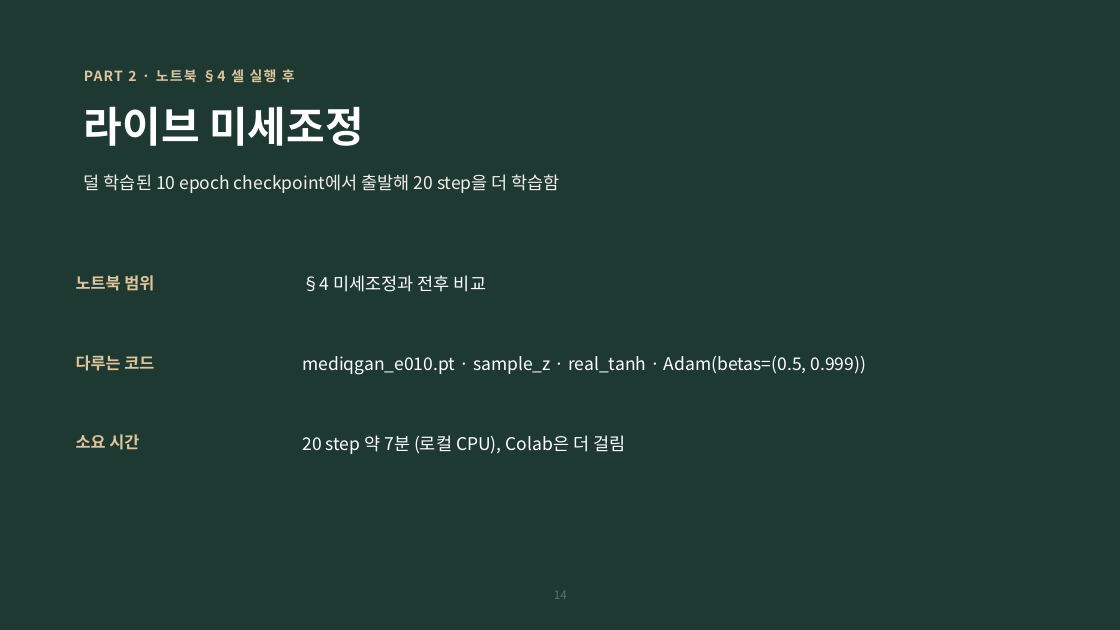
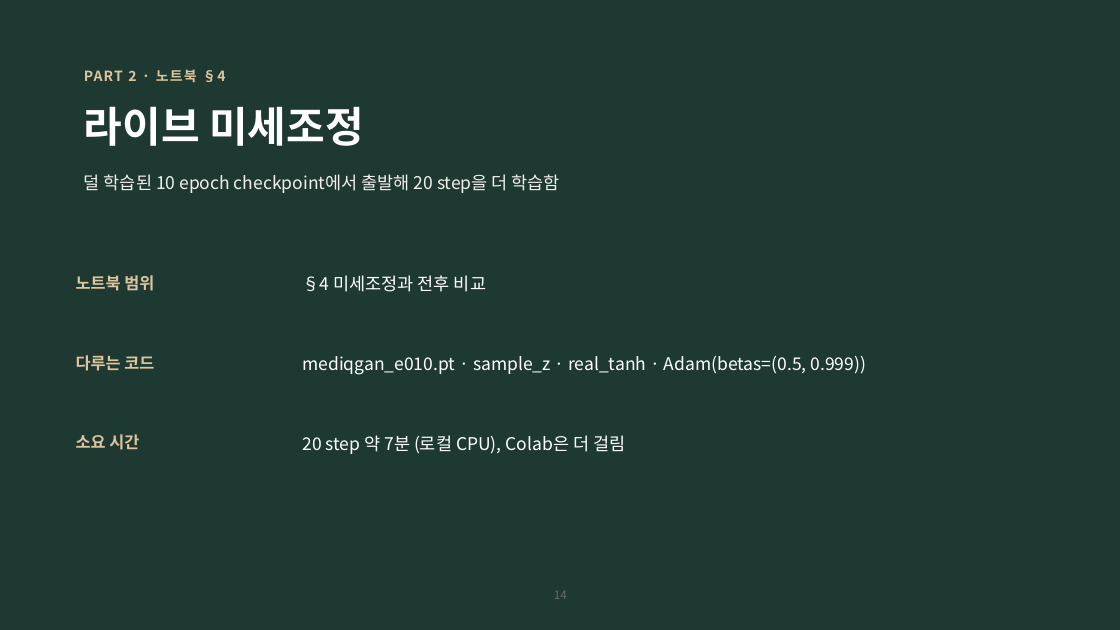
Before and after one commit to hyunhp/skin_disease_qml, a slide deck: slide 14 of practice/day3_slides/day3_practice_slides.pptx. Drawn at 1120x630 pixels with LibreOffice and Linux fonts; fonts in the diff are those of the drawing. Boxes give left, top, right and bottom in pixels: in the first picture for what was removed or moved away, otherwise in the second. Text is boxed around its words. In the diff, an @@ line names an element or a change of style, - is before the commit and + after.

```diff
--- a/practice/day3_slides/day3_practice_slides.pptx
+++ b/practice/day3_slides/day3_practice_slides.pptx
@@ text at [84, 69, 225, 83]: text changed @@
-PART 2 · 노트북 §4 셀 실행 후
+PART 2 · 노트북 §4
```
Also in this commit, not shown: 6 other slides changed, 1 slide added, 2 slides removed, 10 other files.
